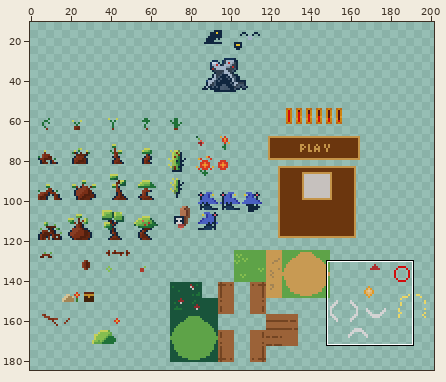
A sprite sheet gets an edit: assets/sprites/Lowrezjam_-_Colored_sprites1.png. The first picture is a wide view before the edit; the outline marks the close-up.
Close-up. As it was:
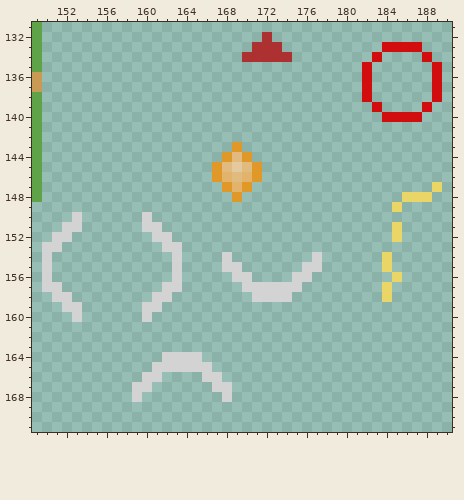
The file is 254x188 pixels. Colours within 5 levels of each other are drawn and written as one. Shown: x 149..190, y 131..171. The wide view leaves out empty margins. The commit also changed other parts of the picture, which this record leaves out.
The same view after the edit:
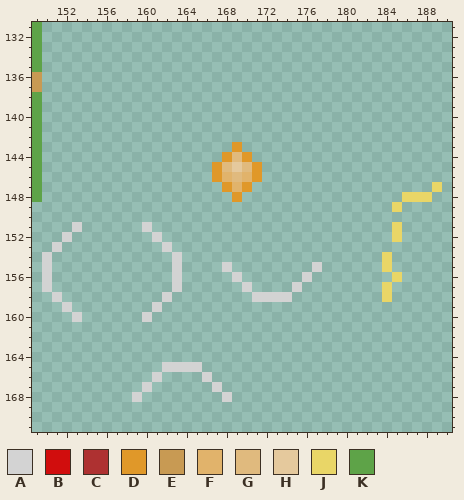
Palette (. is transparent): A #d3d3d3  B #d10d0d  C #ae3131  D #e09829  E #c89a53  F #e1b36b  G #e0ba7e  H #e5c99d  J #e9d667  K #5ea348
Diff:
The author cleared colour A in row 150 at x 153 and 160; in row 151 at x 152 and 161; in row 152 at x 151 and 162; in row 153 at x 150 and 163; in row 154 at x 168 and 177; in row 155 at x 169 and 176.
The author cleared colour A in row 156 at x 170 and 175; in row 157 at x 151, 162 and 171 to 174; in row 158 at x 152 and 161; in row 159 at x 153 and 160; in row 164 at x 162 to 165; in row 165 at x 161 and 166.
The author cleared colour A in row 166 at x 160 and 167; in row 167 at x 159 and 168.
The author cleared colour B in row 133 at x 184 to 187; in row 134 at x 183 and 188; in rows 135 to 138 at x 182 and 189; in row 139 at x 183 and 188; in row 140 at x 184 to 187.
The author cleared colour C in row 132 at x 172; in row 133 at x 171 to 173; in row 134 at x 170 to 174.
